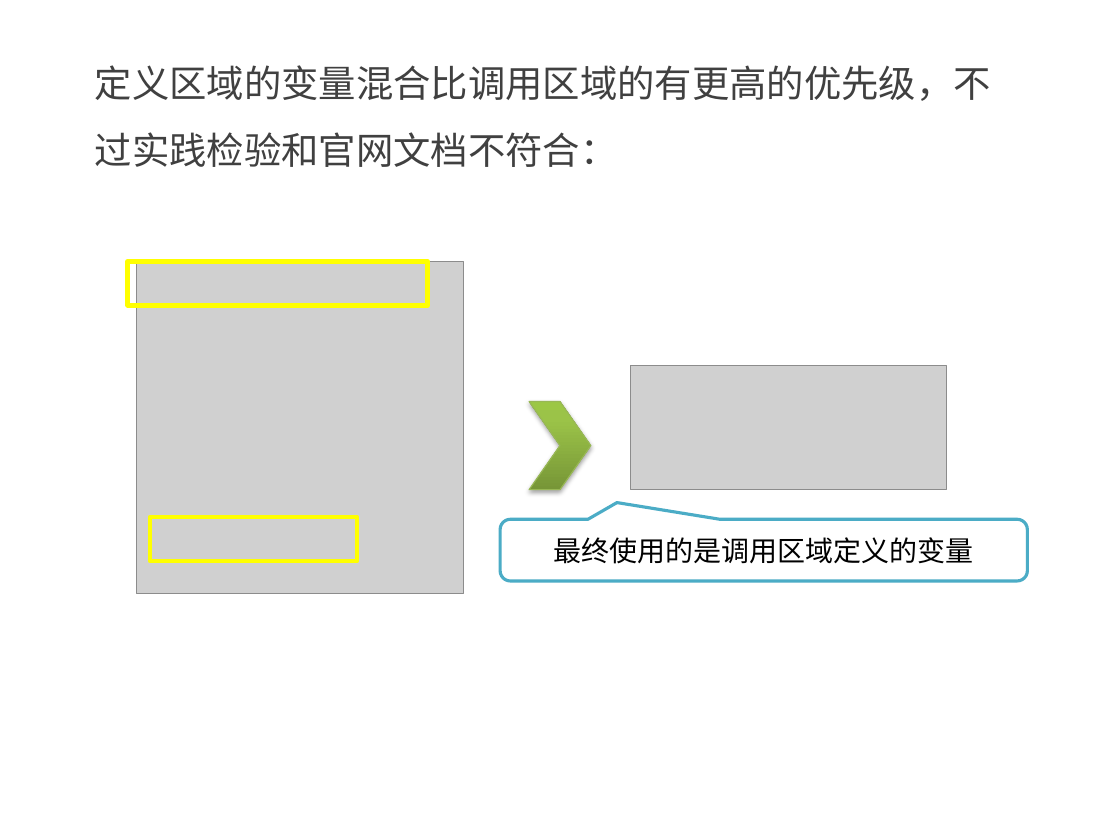
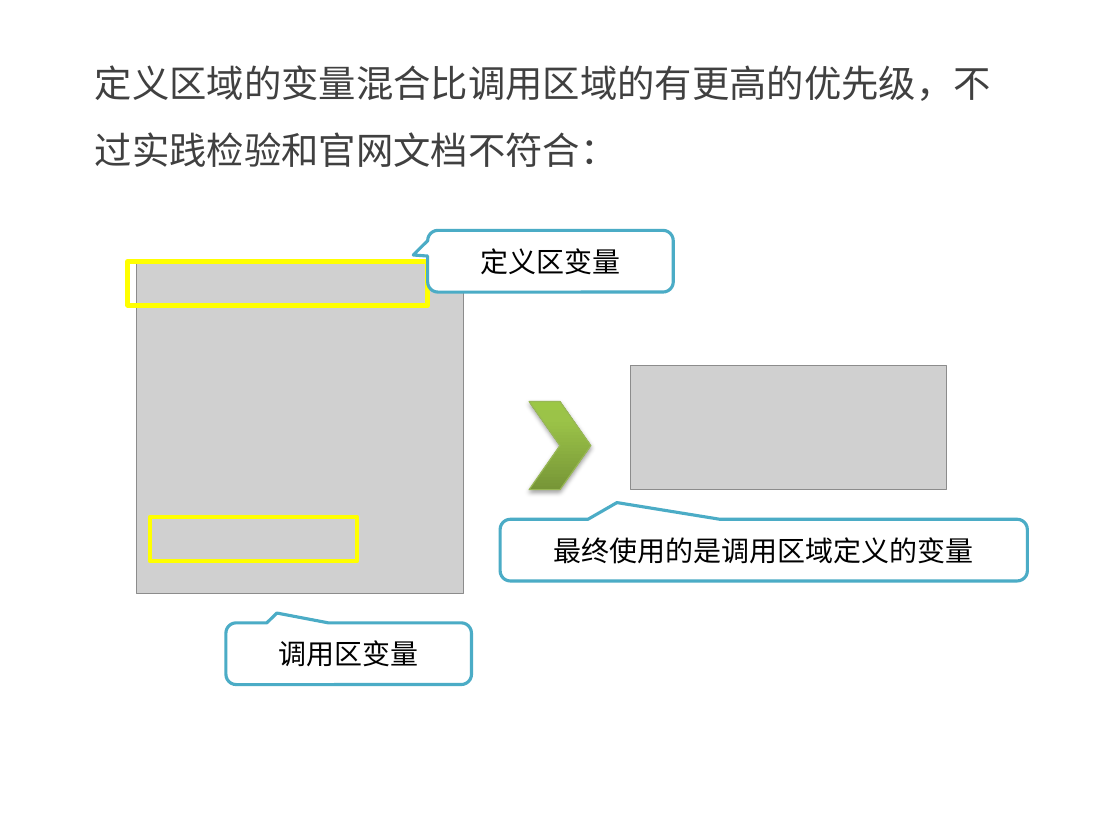
Before and after one commit to kong66/less-class, a slide deck: slide 8 of less-9-分离属性和引入.pptx. Drawn at 1120x840 pixels with LibreOffice and Linux fonts; fonts in the diff are those of the drawing; grey boxes stand for pictures. Boxes give left, top, right and bottom in pixels: in the first picture for what was removed or moved away, otherwise in the second. Text is boxed around its words. In the diff, an @@ line names an element or a change of style, - is before the commit and + after.

```diff
--- a/less-9-分离属性和引入.pptx
+++ b/less-9-分离属性和引入.pptx
@@ rounded speech box added at box(428, 231, 673, 292), fill #FFFFFF, outline #4BACC6 2 pt, 18 pt, text #000000 @@
+定义区变量
@@ rounded speech box added at box(226, 623, 472, 684), fill #FFFFFF, outline #4BACC6 2 pt, 18 pt, text #000000 @@
+调用区变量
```
Also in this commit, not shown: 7 other slides changed, 8 other files.
